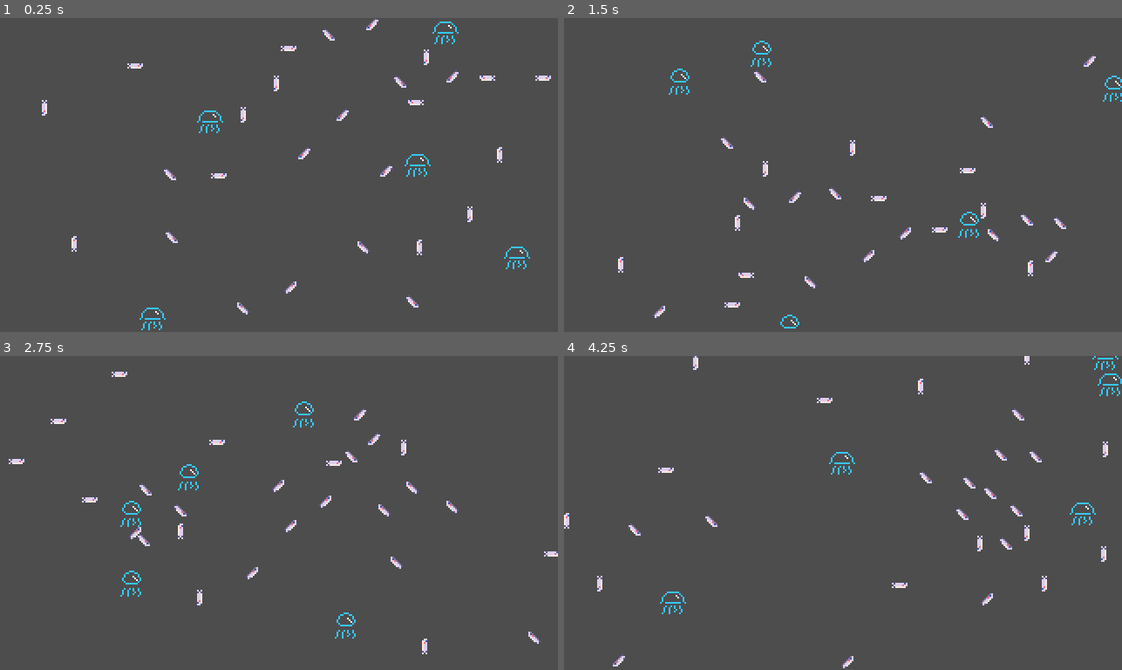
Above: before the commit, frames 1-4 (two rows, left to right).
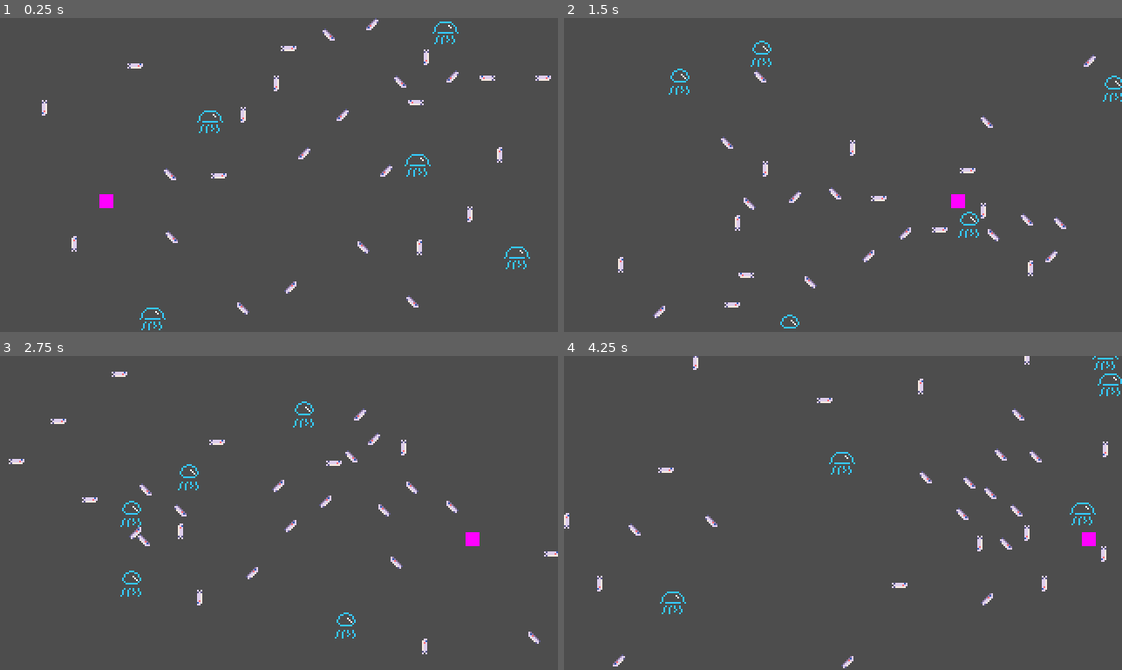
Above: after the commit, the same moments.

Repository: wickworks/jellyfishquarium
Game: Godot game, scene res://main.tscn
Same seed, same stepped clock (60 frames per second), same inputs: the game is played once before the commit and once after it.
Inputs (mouse positions are in pixels of both pictures, inside the frame that each line leads up to):
- Up to frame 1 (0.25 s): no input
- Up to frame 2 (1.5 s): tap Enter (ui_accept) at 0.5, 0.77 s; move the mouse to (965, 159) at 0.52 s; hold D (Move right, bound only after the commit) 0.53-1.28 s; move the mouse to (731, 190) at 1.27 s; hold A (Move left, bound only after the commit) from 1.28 s (still down)
- Up to frame 3 (2.75 s): tap Enter (ui_accept) at 1.52 s; move the mouse to (334, 443) at 2.02 s; release A (Move left, bound only after the commit) at 2.03 s; hold D (Move right, bound only after the commit) from 2.03 s (still down)
- Up to frame 4 (4.25 s): move the mouse to (815, 575) at 2.77 s; tap Enter (ui_accept) at 3.02, 3.77 s; move the mouse to (1010, 560) at 3.52 s; release D (Move right, bound only after the commit) at 3.53 s; hold A (Move left, bound only after the commit) from 3.53 s (still down)

The runs differ from the first frame. In frame 1, 0.1% of the frame differs, in the area x 17-21%, y 56-61%; in frame 2, 0.1%; in frame 3, 0.1%; in frame 4, 0.1%.

Commit message:
Player with basic movement

Diff:
--- /dev/null
+++ b/entity/player.gd
@@ -0,0 +1,14 @@
+extends Node2D
+
+
+# Called when the node enters the scene tree for the first time.
+func _ready():
+	pass # Replace with function body.
+
+
+# Called every frame. 'delta' is the elapsed time since the previous frame.
+func _process(delta):
+	if Input.is_action_pressed("Move left"):
+		position.x -= 5
+	elif Input.is_action_pressed("Move right"):
+		position.x += 5
--- /dev/null
+++ b/entity/player.tscn
@@ -0,0 +1,12 @@
+[gd_scene load_steps=3 format=3 uid="uid://ceuuvi1cua8if"]
+
+[ext_resource type="Script" path="res://entity/player.gd" id="1_ap0cw"]
+
+[sub_resource type="PlaceholderTexture2D" id="PlaceholderTexture2D_y8r3n"]
+size = Vector2(8, 8)
+
+[node name="Player" type="Node2D"]
+script = ExtResource("1_ap0cw")
+
+[node name="Sprite2D" type="Sprite2D" parent="."]
+texture = SubResource("PlaceholderTexture2D_y8r3n")
--- a/main.tscn
+++ b/main.tscn
@@ -1,6 +1,10 @@
-[gd_scene load_steps=2 format=3 uid="uid://3kgbntpjxrle"]
+[gd_scene load_steps=3 format=3 uid="uid://3kgbntpjxrle"]
 
 [ext_resource type="Script" path="res://main.gd" id="1_csyl4"]
+[ext_resource type="PackedScene" uid="uid://ceuuvi1cua8if" path="res://entity/player.tscn" id="2_54jki"]
 
 [node name="Main" type="Node2D"]
 script = ExtResource("1_csyl4")
+
+[node name="Player" parent="." instance=ExtResource("2_54jki")]
+position = Vector2(61, 105)
--- a/project.godot
+++ b/project.godot
@@ -34,6 +34,19 @@
 jellyfish=""
 larvae=""
 
+[input]
+
+"Move left"={
+"deadzone": 0.5,
+"events": [Object(InputEventKey,"resource_local_to_scene":false,"resource_name":"","device":-1,"window_id":0,"alt_pressed":false,"shift_pressed":false,"ctrl_pressed":false,"meta_pressed":false,"pressed":false,"keycode":0,"physical_keycode":65,"key_label":0,"unicode":97,"location":0,"echo":false,"script":null)
+]
+}
+"Move right"={
+"deadzone": 0.5,
+"events": [Object(InputEventKey,"resource_local_to_scene":false,"resource_name":"","device":-1,"window_id":0,"alt_pressed":false,"shift_pressed":false,"ctrl_pressed":false,"meta_pressed":false,"pressed":false,"keycode":0,"physical_keycode":68,"key_label":0,"unicode":100,"location":0,"echo":false,"script":null)
+]
+}
+
 [rendering]
 
 textures/canvas_textures/default_texture_filter=0
